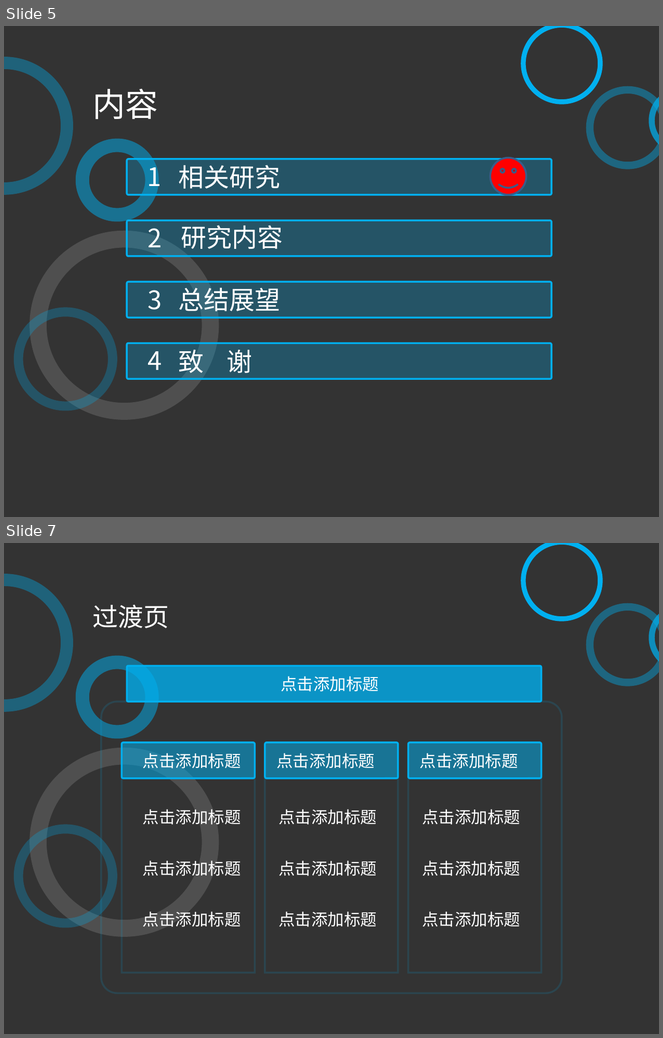
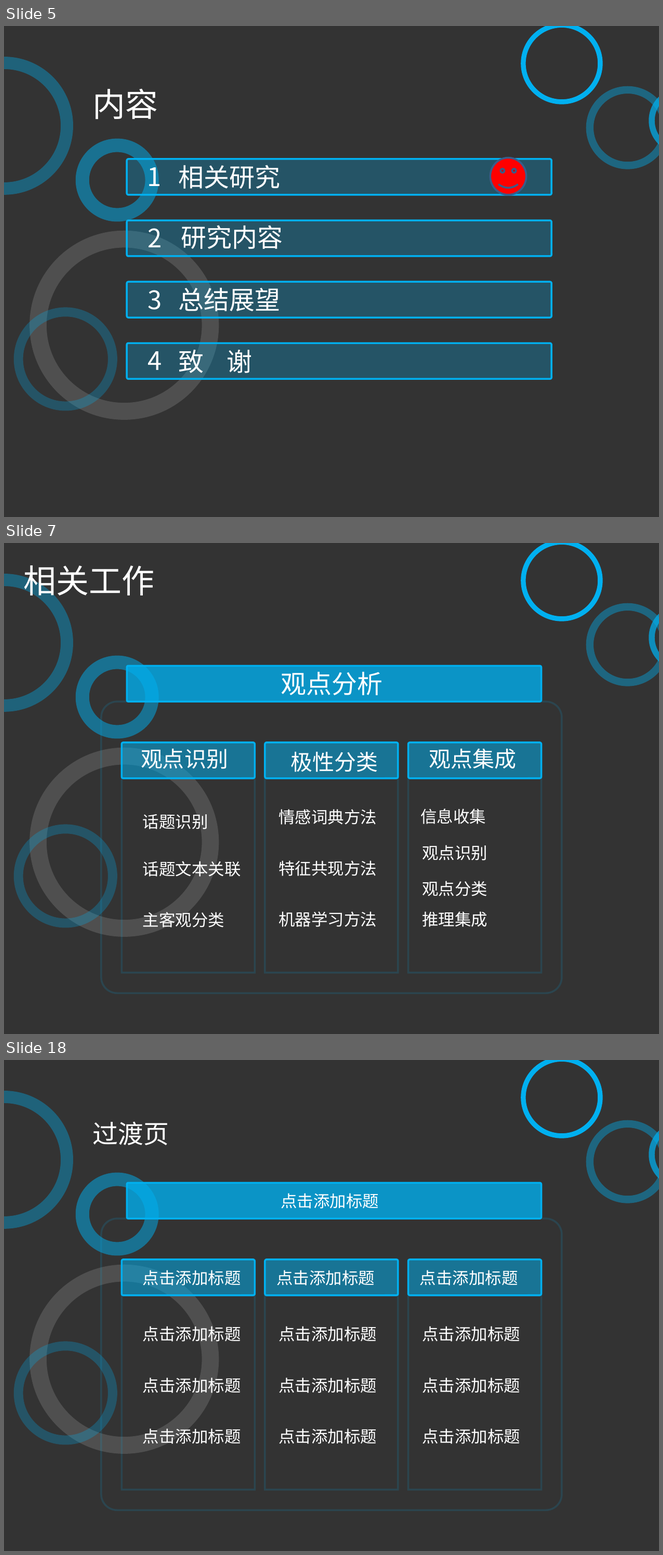
Before and after one commit to xsongx/MyThesis, a slide deck: 答辩.ppt. Shown one above the other, each under a label of ours: slides 5 and 7 before the commit, slides 5, 7 and 18 after it; the slides between them are not shown. The pictures are 663x1038 and 663x1555 pixels, drawn with LibreOffice and Linux fonts; fonts in the diff are those of the drawing. Boxes give left, top, right and bottom in pixels: in the first picture for what was removed or moved away, otherwise in the second. Text is boxed around its words. In the diff, an @@ line names an element or a change of style, - is before the commit and + after.

```diff
--- a/答辩.ppt
+++ b/答辩.ppt
@@ slide 7 added at [4,543,659,1034], background #333333 @@
@@ freeform shape added at [521,543,603,622], fill #00B0F0 @@
@@ freeform shape added at [4,574,74,712], fill #00B0F0 at 38% opacity @@
@@ text added at [23,565,154,601], 36 pt, text #FFFFFF @@
+相关工作
@@ freeform shape added at [586,603,659,687], fill #00B0F0 at 41% opacity @@
@@ freeform shape added at [649,604,659,671], fill #00B0F0 at 72% opacity @@
@@ freeform shape added at [75,656,158,739], fill #00B0F0 at 50% opacity @@
@@ rounded rectangle added at [127,666,542,702], fill #00B0F0 at 78% opacity, outline #00B0F0 2.01 pt @@
@@ text added at [281,671,383,695], 28 pt, text #FFFFFF @@
+观点分析
@@ rounded rectangle added at [101,702,561,993], outline #00B0F0 2.01 pt @@
@@ rounded rectangle added at [122,743,255,779], fill #00B0F0 at 52% opacity, outline #00B0F0 2.01 pt @@
@@ rounded rectangle added at [265,743,398,779], fill #00B0F0 at 52% opacity, outline #00B0F0 2.01 pt @@
@@ rounded rectangle added at [408,743,541,779], fill #00B0F0 at 52% opacity, outline #00B0F0 2.01 pt @@
@@ freeform shape added at [29,748,219,938], fill #FFFFFF at 14% opacity @@
@@ text added at [141,748,228,769], 24 pt, text #FFFFFF @@
+观点识别
@@ text added at [291,752,378,772], 24 pt, text #FFFFFF @@
+极性分类
@@ text added at [429,748,517,769], 24 pt, text #FFFFFF @@
+观点集成
@@ freeform shape added at [122,778,255,973], outline #00B0F0 2.01 pt @@
@@ freeform shape added at [265,778,398,973], outline #00B0F0 2.01 pt @@
@@ freeform shape added at [408,778,541,973], outline #00B0F0 2.01 pt @@
@@ text added at [143,814,208,830], 18 pt, text #FFFFFF @@
+话题识别
@@ text added at [279,809,377,825], 18 pt, text #FFFFFF @@
+情感词典方法
@@ text added at [421,809,486,824], 18 pt, text #FFFFFF @@
+信息收集
@@ freeform shape added at [14,825,117,928], fill #00B0F0 at 27% opacity @@
@@ text added at [422,845,488,861], 18 pt, text #FFFFFF @@
+观点识别
@@ text added at [143,861,241,877], 18 pt, text #FFFFFF @@
+话题文本关联
@@ text added at [279,861,377,876], 18 pt, text #FFFFFF @@
+特征共现方法
@@ text added at [422,881,488,897], 18 pt, text #FFFFFF @@
+观点分类
@@ text added at [143,912,225,928], 18 pt, text #FFFFFF @@
+主客观分类
@@ text added at [279,912,377,927], 18 pt, text #FFFFFF @@
+机器学习方法
@@ text added at [422,912,488,927], 18 pt, text #FFFFFF @@
+推理集成
@@ what was slide 7 is now slide 18 @@
```
Also in this commit, not shown: 2 slides changed, 10 other slides added, 36 other files.
